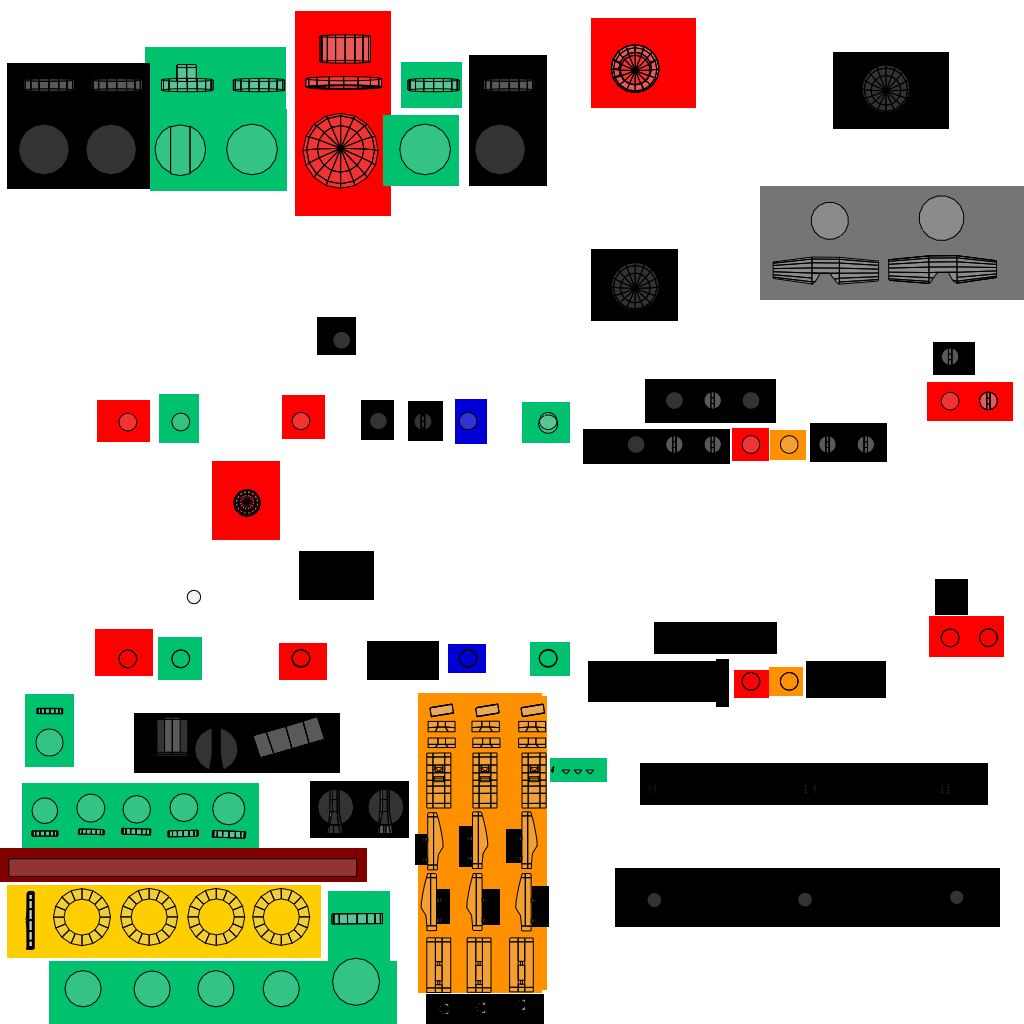
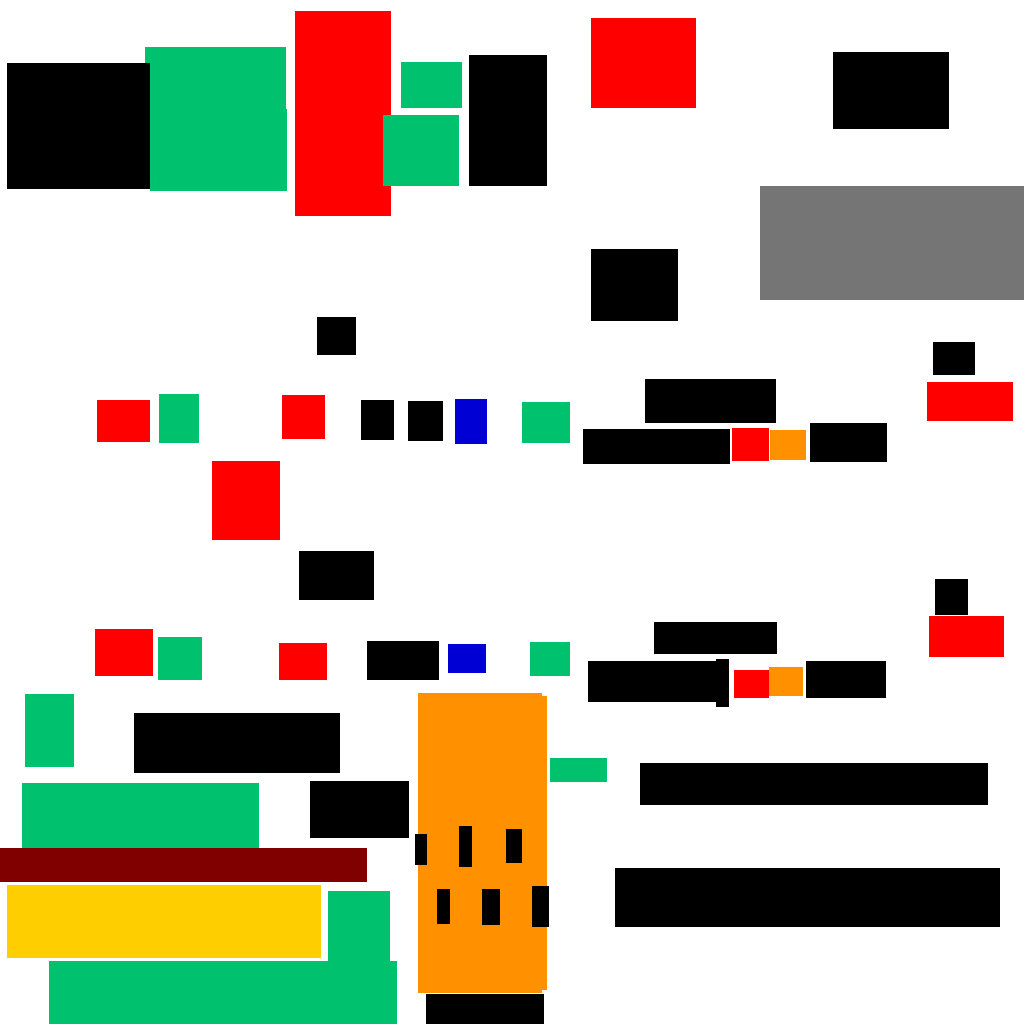
Before/after of a 1024 x 1024 layered artwork. What changed in the layer stack:
hid "ButtonLayout.png" over [8, 34, 998, 1015]
painted on "Paint Layer 1" over [8, 34, 998, 1015]
